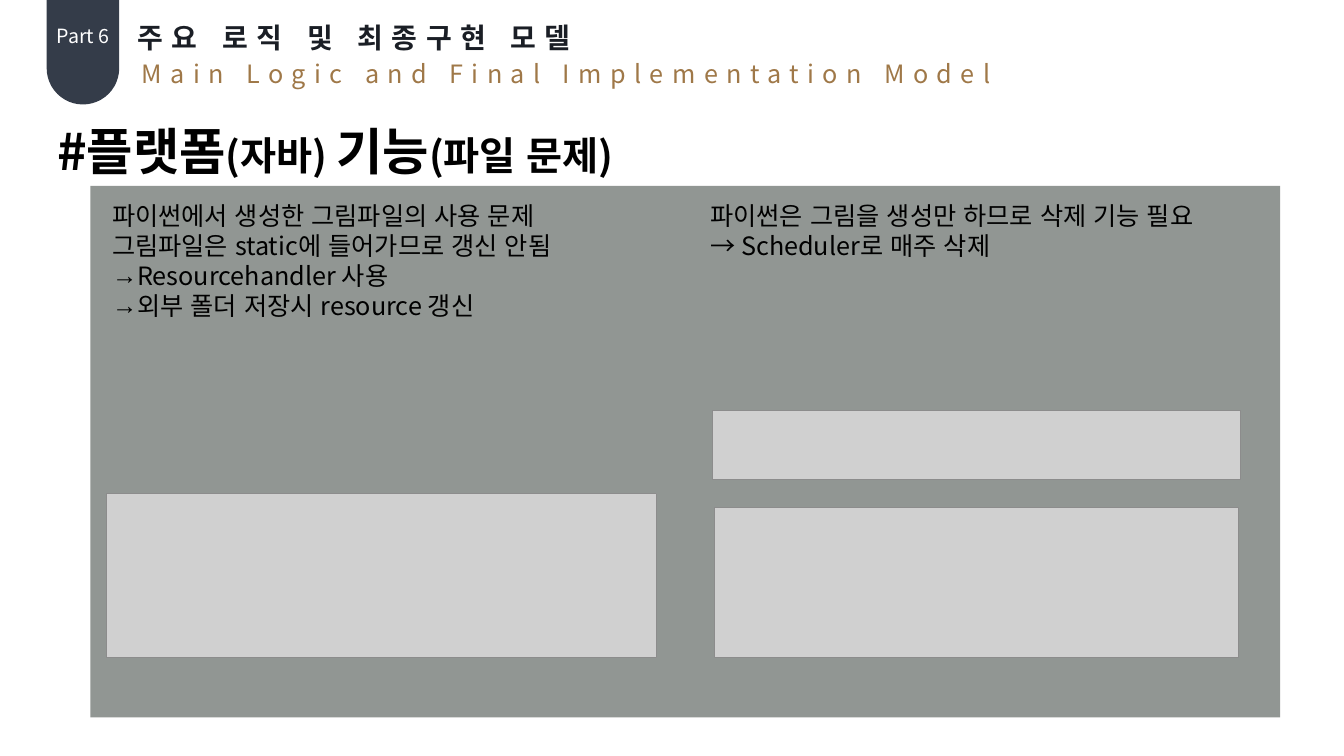
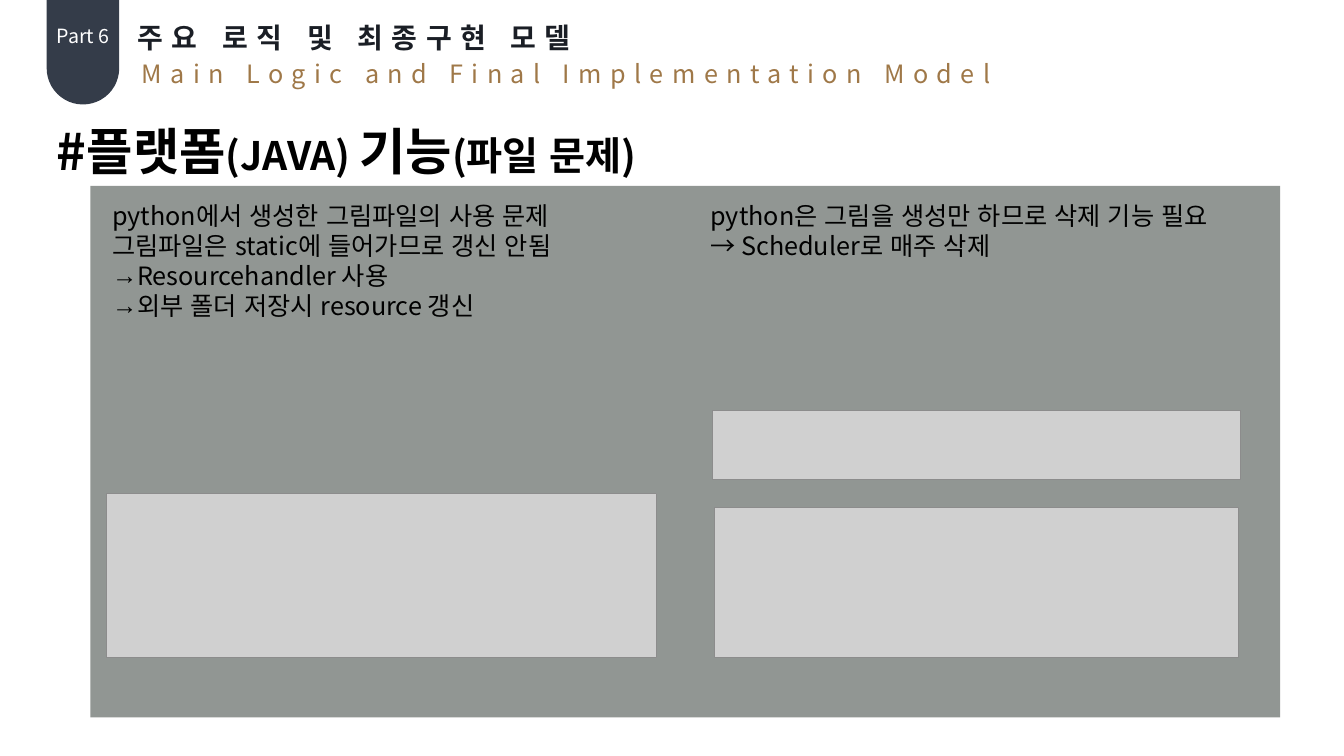
Before and after one commit to Hoonys101/bigdata, a slide deck: slide 44 of 최종.pptx (slide 41 before the commit). Drawn at 1344x756 pixels with LibreOffice and Linux fonts; fonts in the diff are those of the drawing; grey boxes stand for pictures. Boxes give left, top, right and bottom in pixels: in the first picture for what was removed or moved away, otherwise in the second. Text is boxed around its words. In the diff, an @@ line names an element or a change of style, - is before the commit and + after.

```diff
--- a/최종.pptx
+++ b/최종.pptx
@@ text at bbox=[57, 127, 637, 178]: text changed @@
-#플랫폼(자바) 기능(파일 문제)
+#플랫폼(JAVA) 기능(파일 문제)
@@ text at bbox=[112, 204, 549, 231]: text changed @@
-파이썬에서 생성한 그림파일의 사용 문제
+python에서 생성한 그림파일의 사용 문제
@@ text at bbox=[710, 204, 1207, 231]: text changed @@
-파이썬은 그림을 생성만 하므로 삭제 기능 필요
+python은 그림을 생성만 하므로 삭제 기능 필요
```
Also in this commit, not shown: 32 other slides changed, 3 slides added.
